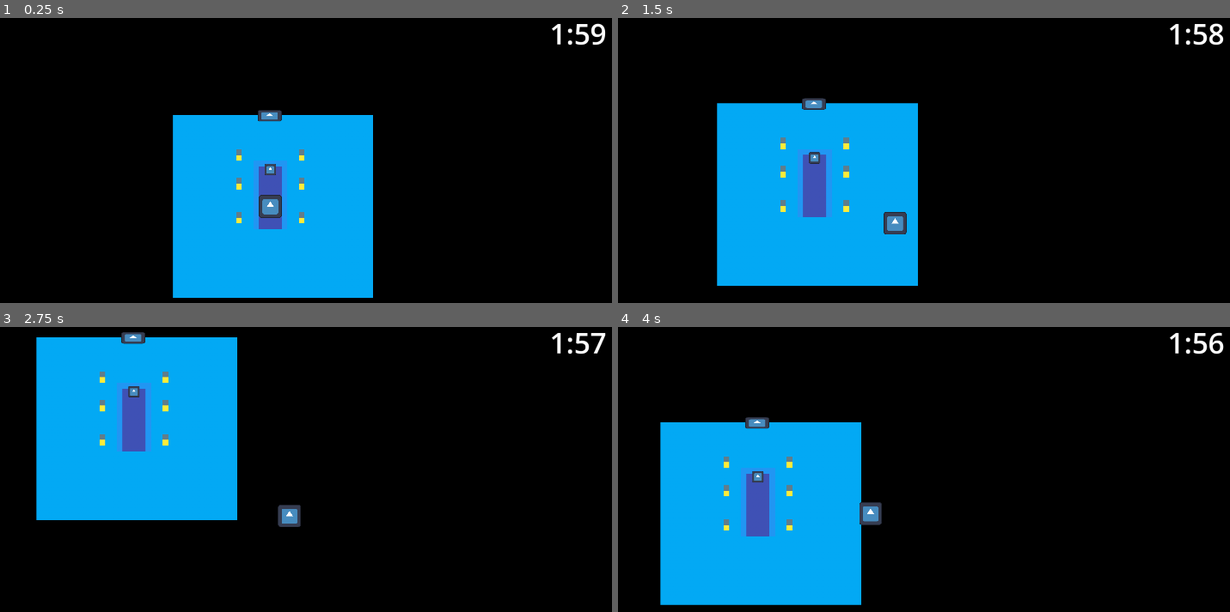
Above: before the commit, frames 1-4 (two rows, left to right).
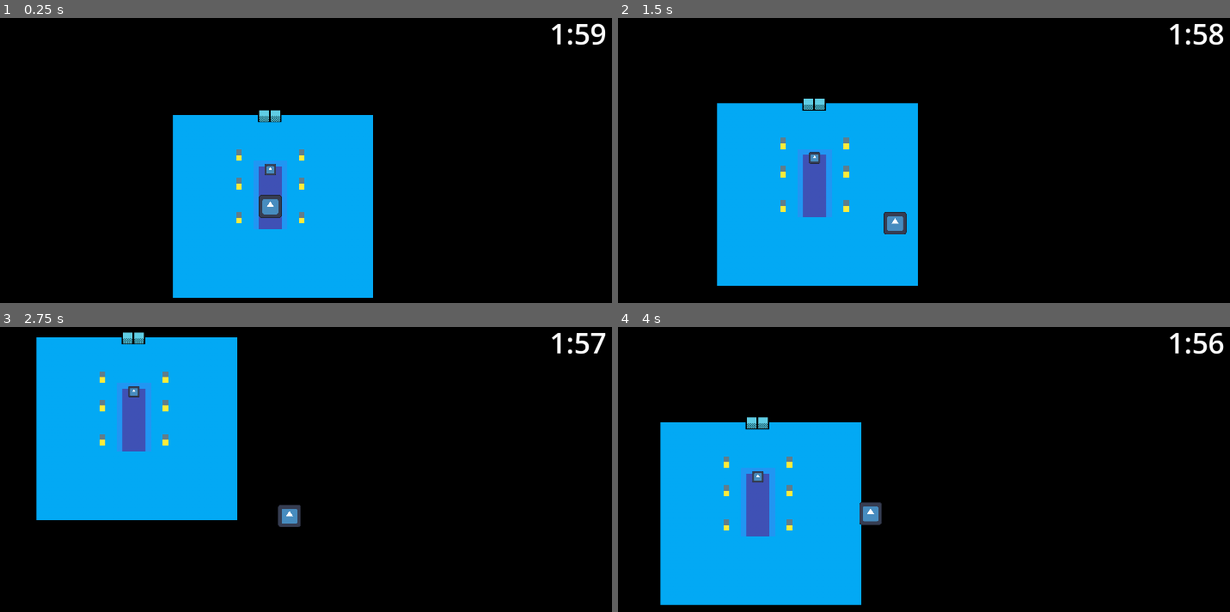
Above: after the commit, the same moments.

Repository: Section009/Pixel-Game-Jam-2024
Game: Godot game, scene res://Scenes/Levels/Main.tscn
The game is run twice, just before and just after one commit, with the same random seed, the same clock (stepped at 60 frames per second) and the same inputs. The engine's default icon, where the game draws it, is replaced by a stand-in: a white triangle on a blue panel in a dark square.
Inputs:
- Up to frame 1 (0.25 s): no input
- Up to frame 2 (1.5 s): tap Enter at 0.5 s; hold D (Right) 0.53-1.28 s; tap E (Interact) at 0.6 s; hold S (Down) from 1.28 s (still down); tap Shift (Sprint) at 1.35 s
- Up to frame 3 (2.75 s): release S (Down) at 2.03 s; hold D (Right) from 2.03 s (still down); tap E (Interact) at 2.1 s
- Up to frame 4 (4 s): release D (Right) at 2.78 s; hold W (Up) 2.78-3.53 s; tap Shift (Sprint) at 2.85 s; hold A (Left) from 3.53 s (still down); tap E (Interact) at 3.6 s

The runs differ from the first frame. In frame 1, 0.2% of the frame differs, in the area x 42-47%, y 32-37%; in frame 2, 0.2%; in frame 3, 0.2%; in frame 4, 0.2%.

Commit message:
Added Sprite for the ElevatorDoor

Diff:
--- a/Scenes/Levels/Main.tscn
+++ b/Scenes/Levels/Main.tscn
@@ -1,10 +1,11 @@
-[gd_scene load_steps=9 format=3 uid="uid://cagaevhe57mk2"]
+[gd_scene load_steps=10 format=3 uid="uid://cagaevhe57mk2"]
 
 [ext_resource type="Texture2D" uid="uid://8w25fcb2dhtx" path="res://icon.svg" id="1_xy1ic"]
 [ext_resource type="Texture2D" uid="uid://di3xnbumo7o74" path="res://Assets/TileSets/basetileset.png" id="2_wgj4e"]
 [ext_resource type="PackedScene" uid="uid://camxc1xqb65xh" path="res://Prefabs/PlayerPrefab.tscn" id="3_0dyfx"]
 [ext_resource type="Script" path="res://Scripts/LevelManager.gd" id="4_2cxqm"]
 [ext_resource type="Script" path="res://Scripts/Gambling/InteractionManager.gd" id="4_wg7au"]
+[ext_resource type="Texture2D" uid="uid://bul0sj760qk0p" path="res://Assets/Sprites/ElevatorDoorx4.png" id="5_v1yad"]
 
 [sub_resource type="TileSetAtlasSource" id="TileSetAtlasSource_ejlt4"]
 texture = ExtResource("2_wgj4e")
@@ -86,8 +87,9 @@
 texture = ExtResource("1_xy1ic")
 
 [node name="SlotSprite" type="Sprite2D" parent="Machines/Elevator"]
-scale = Vector2(0.2, 0.2)
-texture = ExtResource("1_xy1ic")
+position = Vector2(0.191288, 1.20968)
+scale = Vector2(0.283943, 0.371724)
+texture = ExtResource("5_v1yad")
 
 [node name="CollisionShape2D" type="CollisionShape2D" parent="Machines/Elevator"]
 scale = Vector2(0.2, 0.2)
Binary file added: Assets/Sprites/ElevatorDoor.png
Not shown, added: Assets/Sprites/ElevatorDoor.png.import
Binary file added: Assets/Sprites/ElevatorDoorx4.png
Not shown, added: Assets/Sprites/ElevatorDoorx4.png.import
